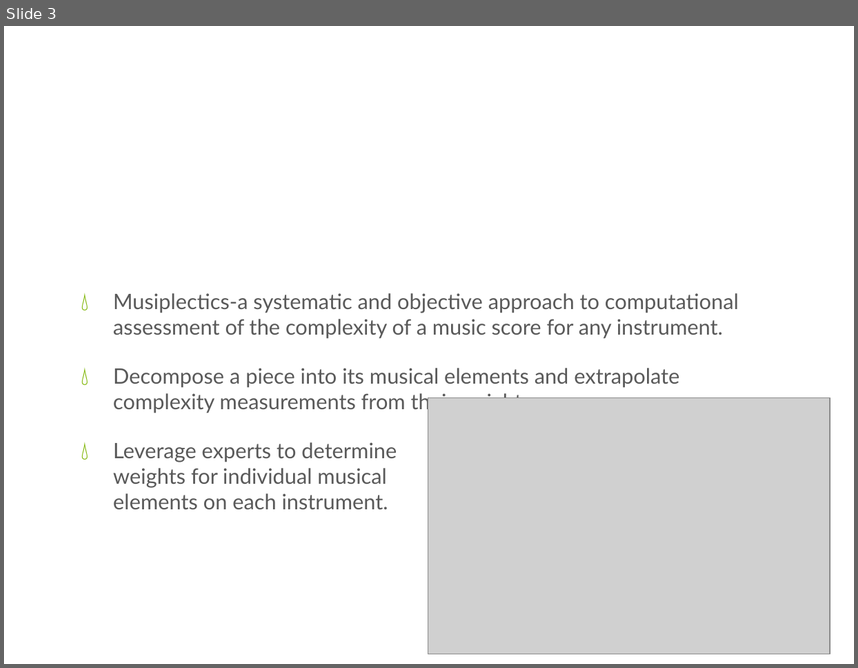
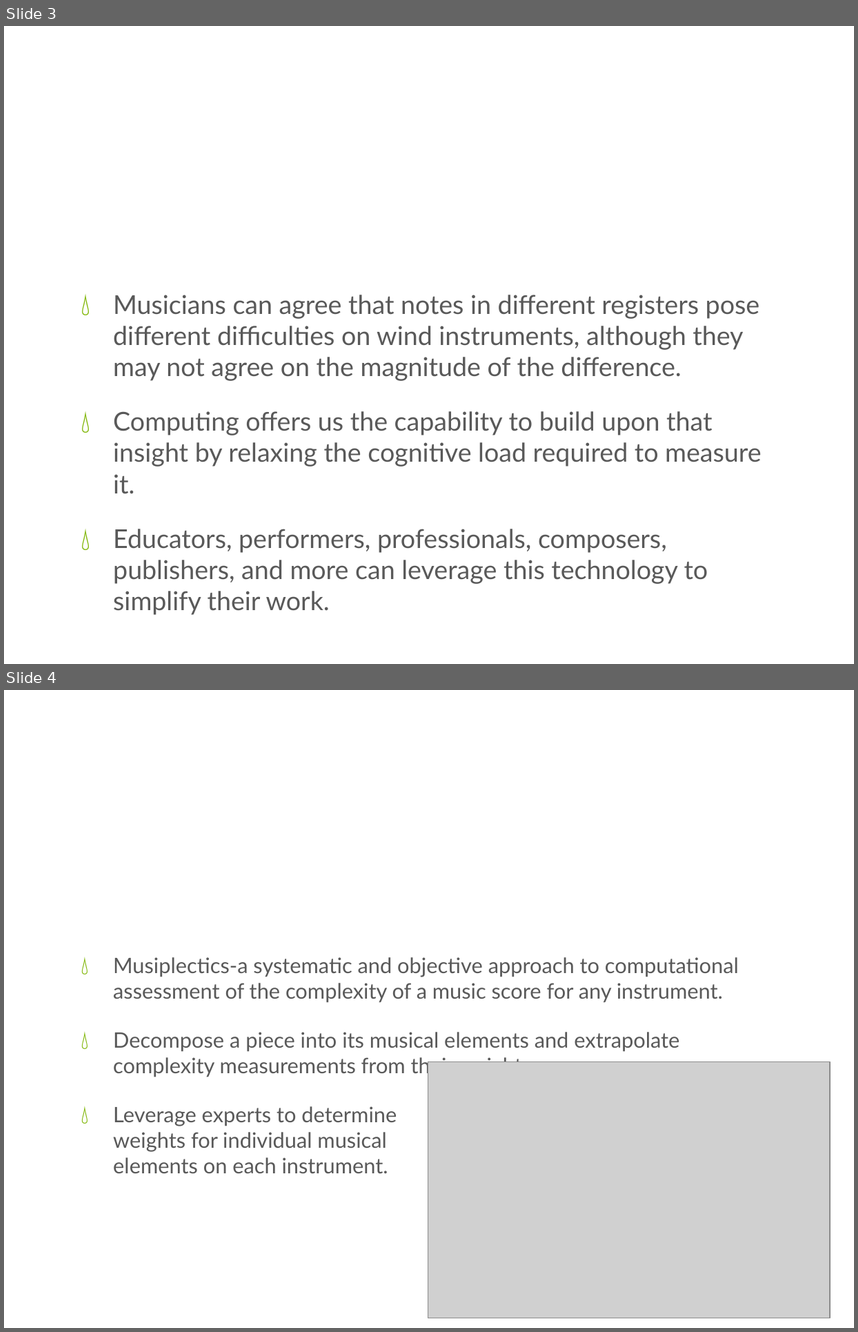
Before and after one commit to xwsxethan/MusicScoring, a slide deck: Documents/Thesis/Knapp Meeting.pptx. Shown one above the other, each under a label of ours: slide 3 before the commit, slides 3 and 4 after it. The pictures are 858x668 and 858x1332 pixels, drawn with LibreOffice and Linux fonts; fonts in the diff are those of the drawing; grey boxes stand for pictures; background and template pictures are left out. Boxes give left, top, right and bottom in pixels: in the first picture for what was removed or moved away, otherwise in the second. Text is boxed around its words. In the diff, an @@ line names an element or a change of style, - is before the commit and + after.

```diff
--- a/Documents/Thesis/Knapp Meeting.pptx
+++ b/Documents/Thesis/Knapp Meeting.pptx
@@ slide 3 added at [4, 26, 854, 664], background picture (left out) @@
@@ title added at [47, 58, 811, 165], 46 pt, text #FFFFFF @@
+Insights
@@ text added at [113, 294, 761, 584], 22 pt, text #595959 @@
+💧 Musicians can agree that notes in different registers pose different difficulties on wind instruments, although they may not agree on the magnitude of the difference.
+💧 Computing offers us the capability to build upon that insight by relaxing the cognitive load required to measure it.
+💧 Educators, performers, professionals, composers, publishers, and more can leverage this technology to simplify their work.
@@ what was slide 3 is now slide 4 @@
```
Also in this commit, not shown: 4 slides changed, 1 slide removed.
